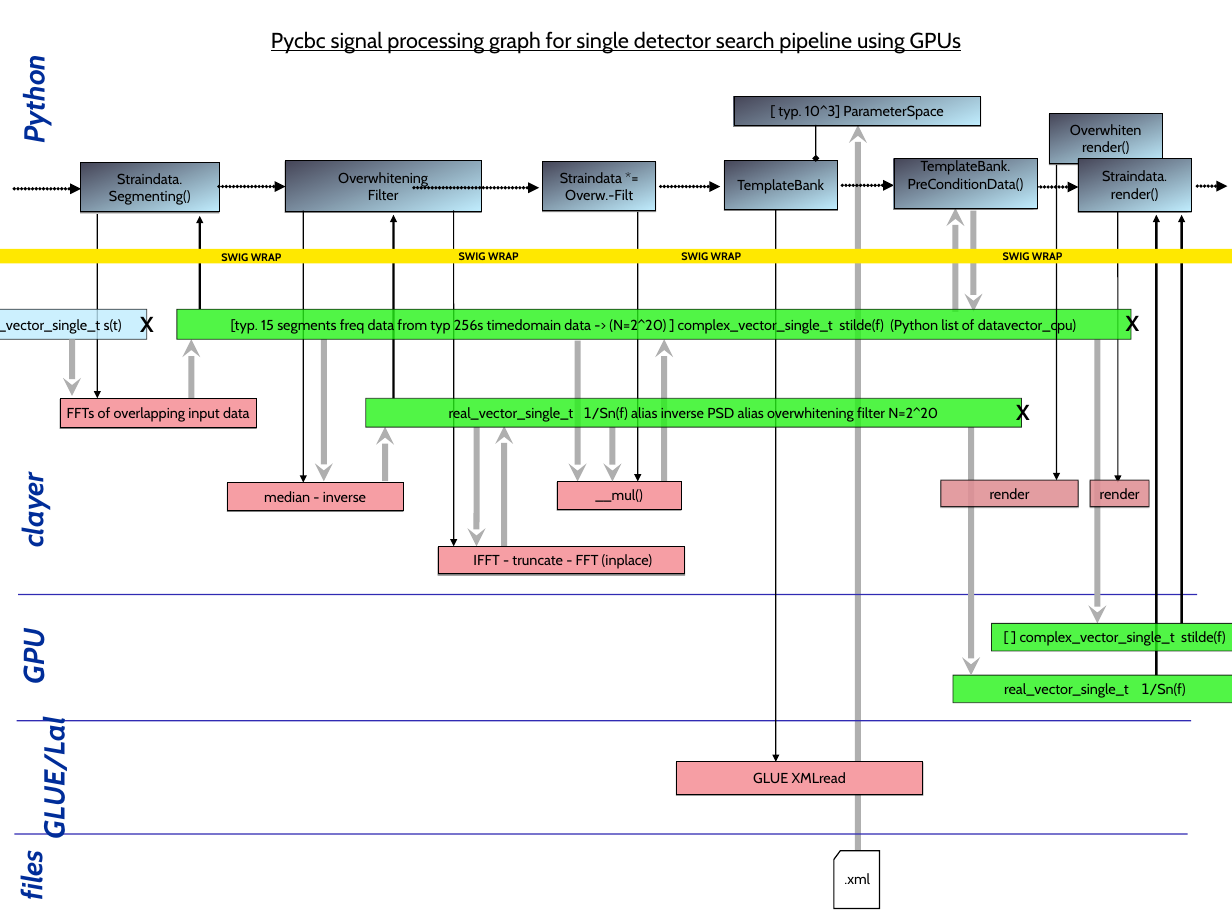
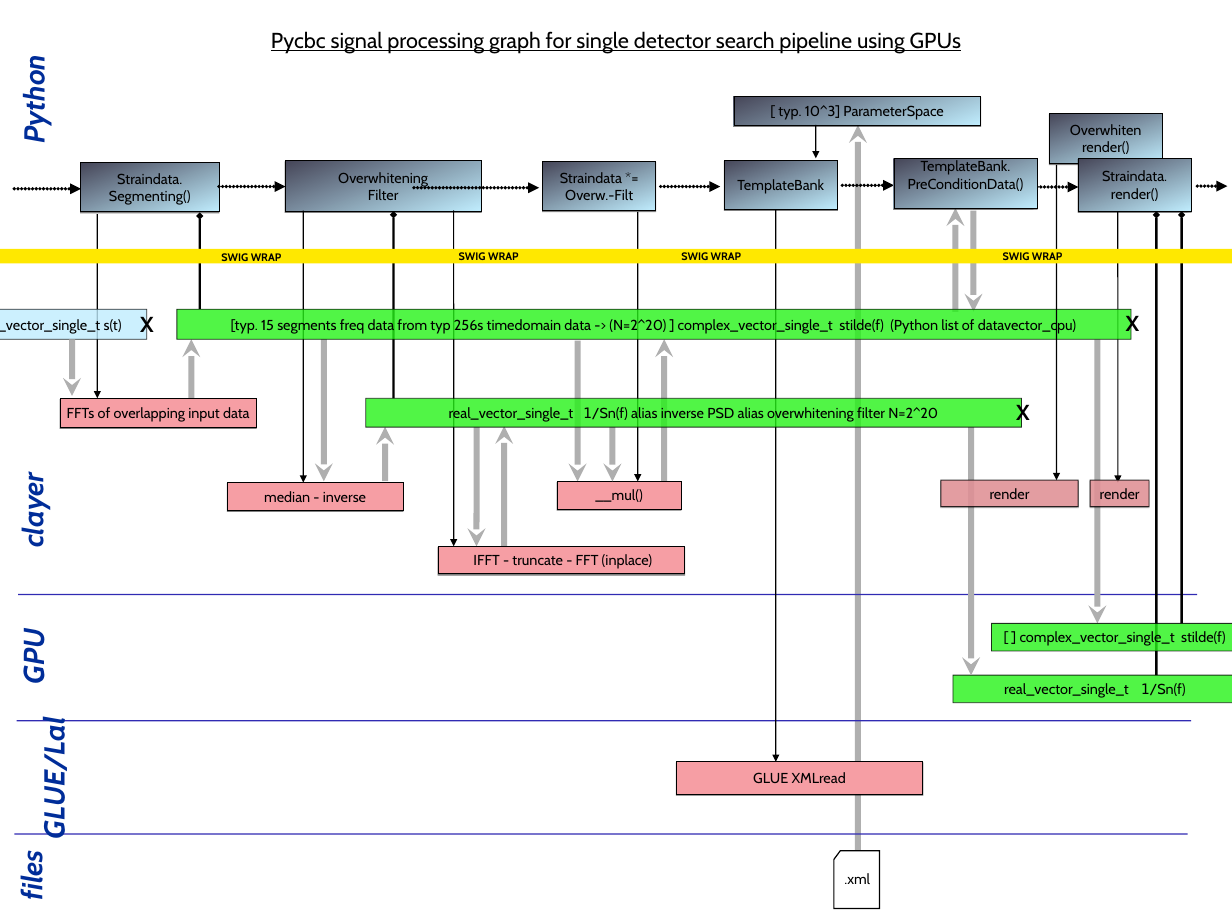
Before and after one commit to gwastro/pycbc, a slide deck: slide 8 of doc/Pycbc-Refactoring-GPU-inspiral.ppt. Drawn at 1232x924 pixels with LibreOffice and Linux fonts; fonts in the diff are those of the drawing. Boxes give left, top, right and bottom in pixels: in the first picture for what was removed or moved away, otherwise in the second. Text is boxed around its words. In the diff, an @@ line names an element or a change of style, - is before the commit and + after.

```diff
--- a/doc/Pycbc-Refactoring-GPU-inspiral.ppt
+++ b/doc/Pycbc-Refactoring-GPU-inspiral.ppt
@@ arrow (816, 159) - (816, 125): arrowheads changed @@
@@ arrow (200, 216) - (200, 309): arrowheads changed @@
@@ arrow (393, 215) - (393, 399): arrowheads changed @@
@@ arrow (1157, 215) - (1157, 675): arrowheads changed @@
@@ arrow (1182, 215) - (1182, 623): arrowheads changed @@
```
Also in this commit, not shown: 1 other slide changed, 5 other files.
